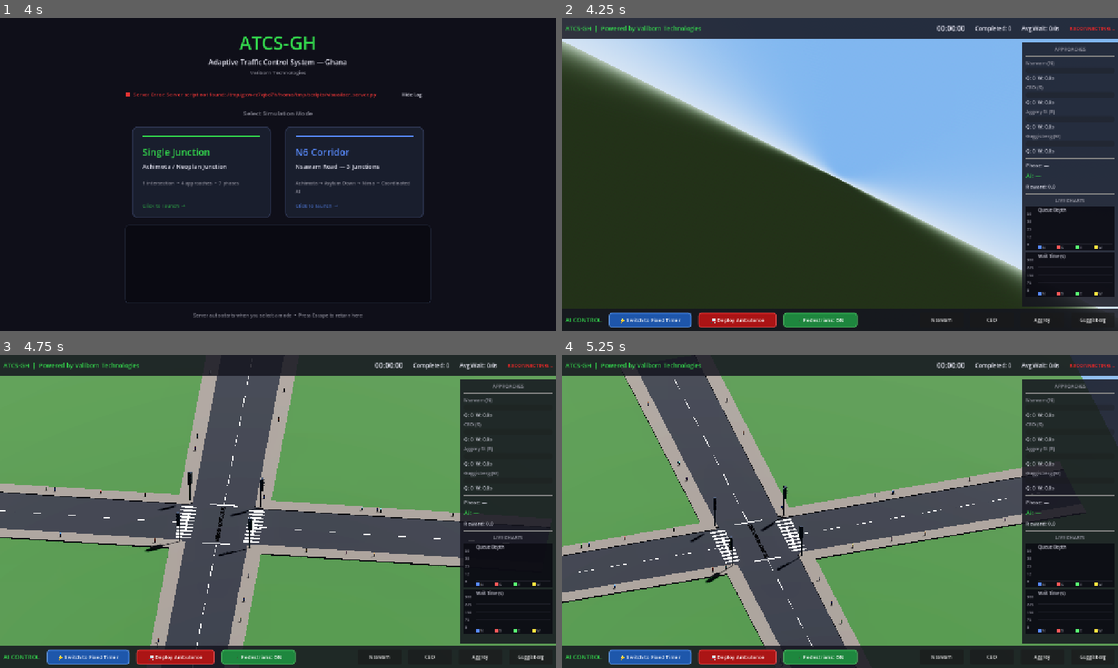
Above: before the commit, frames 1-4 (two rows, left to right).
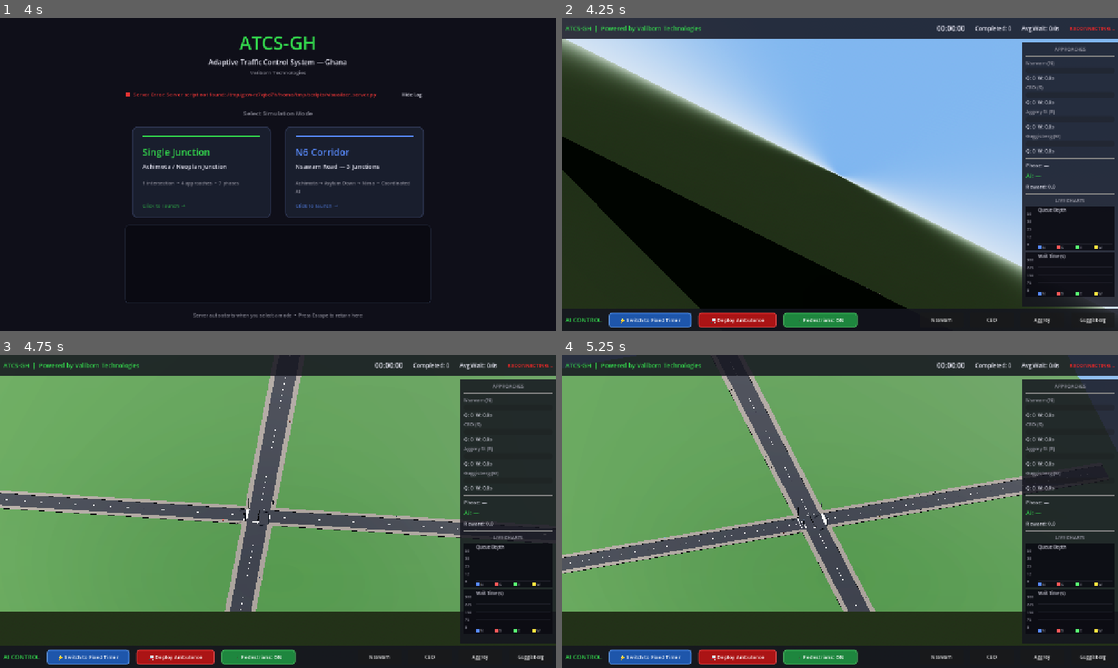
Above: after the commit, the same moments.

Repository: Bigbee-x/ATCS-GH
Game: Godot game, scene res://scenes/LauncherMenu.tscn
Same seed, same stepped clock (60 frames per second), same inputs: the game is played once before the commit and once after it.
Inputs (mouse positions are in pixels of both pictures, inside the frame that each line leads up to):
- Up to frame 1 (4 s): click "Show Log" at 0.5 s; click "Hide Log" at 1.25 s; click (200, 212) at 2.02 s; click "Hide Log" at 2.75 s; click "Show Log" at 3.5 s
- Up to frame 2 (4.25 s): no input
- Up to frame 3 (4.75 s): tap Enter at 4.25 s; move the mouse to (400, 495) at 4.27 s; hold Right (ui_right) from 4.28 s (still down); hold Q from 4.28 s (still down); click (400, 495) at 4.42 s
- Up to frame 4 (5.25 s): release Right (ui_right) at 5 s; release Q at 5 s; drag from (728, 527) to (812, 574) at 5.02 s

Frame 1 is identical in both runs. In frame 2, 14% of the frame differs, in the area x 0-98%, y 6-93%; in frame 3, 30%; in frame 4, 34%, in the area x 0-100%, y 6-99%.

Commit message:
Extend all road lengths from 500m to 1500m for both single junction and corridor
- SUMO node positions moved from ±500m to ±1500m (single junction)
- Corridor boundary/cross-street endpoints extended to ±900-1500m
- Godot road arms tripled: ROAD_LENGTH 30→90, BOUNDARY/CROSS_ARM 10→30
- Camera zoom adjusted: single 32→96, corridor 85→120, far planes increased
- Ground planes enlarged to cover extended roads
- SUMO↔Godot coordinate mapping updated (origins, road lengths, fade bounds)
- Pedestrian filter ranges updated in both visualizer servers

Co-Authored-By: Claude Opus 4.6 <noreply@anthropic.com>

Diff:
--- a/visualizer/scenes/CorridorMain.tscn
+++ b/visualizer/scenes/CorridorMain.tscn
@@ -44,13 +44,13 @@
 light_color = Color(1, 0.96, 0.9, 1)
 light_energy = 1.3
 shadow_enabled = true
-directional_shadow_max_distance = 120.0
+directional_shadow_max_distance = 200.0
 
 [node name="IsometricCamera" type="Camera3D" parent="."]
 transform = Transform3D(0.707, 0.0, 0.707, 0.408, 0.816, -0.408, -0.577, 0.577, 0.577, -30, 35, 30)
 projection = 1
-size = 85.0
-far = 300.0
+size = 120.0
+far = 400.0
 
 [node name="Intersection" type="Node3D" parent="."]
 script = ExtResource("3_corridor")
--- a/visualizer/scenes/Main.tscn
+++ b/visualizer/scenes/Main.tscn
@@ -44,13 +44,13 @@
 light_color = Color(1, 0.96, 0.9, 1)
 light_energy = 1.3
 shadow_enabled = true
-directional_shadow_max_distance = 80.0
+directional_shadow_max_distance = 200.0
 
 [node name="IsometricCamera" type="Camera3D" parent="."]
 transform = Transform3D(0.707, 0.0, 0.707, 0.408, 0.816, -0.408, -0.577, 0.577, 0.577, -25, 25, 25)
 projection = 1
-size = 32.0
-far = 200.0
+size = 96.0
+far = 400.0
 
 [node name="Intersection" type="Node3D" parent="."]
 script = ExtResource("3_intersection")
--- a/visualizer/scripts/CorridorBuilder.gd
+++ b/visualizer/scripts/CorridorBuilder.gd
@@ -47,8 +47,8 @@
 const JUNCTION_CENTERS: Array = [0.0, 18.0, 36.0]
 
 # Road arm lengths
-const BOUNDARY_ARM      := 10.0   # Boundary road arms
-const CROSS_ARM         := 10.0   # Cross-street arms
+const BOUNDARY_ARM      := 30.0   # Boundary road arms
+const CROSS_ARM         := 30.0   # Cross-street arms
 
 # Junction names
 const JUNCTION_IDS: Array = ["J0", "J1", "J2"]
@@ -253,7 +253,7 @@
 
 func _build_ground() -> void:
 	var ground := CSGBox3D.new()
-	ground.size = Vector3(40.0, 0.02, 70.0)
+	ground.size = Vector3(80.0, 0.02, 110.0)
 	ground.position = Vector3(0, -0.06, J1_Z)  # Center on corridor midpoint
 	ground.material = _mat_grass
 	ground.name = "Ground"
--- a/visualizer/scripts/Intersection.gd
+++ b/visualizer/scripts/Intersection.gd
@@ -32,7 +32,7 @@
 const EW_ALL     := 7
 
 # ── Road geometry constants (Achimota/Neoplan Junction calibration) ──────────
-const ROAD_LENGTH     := 30.0   # Length of each road arm (Godot units)
+const ROAD_LENGTH     := 90.0   # Length of each road arm (Godot units)
 const NS_ROAD_WIDTH   := 6.4    # Achimota Forest Rd: 2 lanes per direction
 const E_ROAD_WIDTH    := 6.4    # Aggrey Street: 2 lanes per direction
 const W_ROAD_WIDTH    := 6.4    # Guggisberg Street: 2 lanes per direction
@@ -225,7 +225,7 @@
 func _build_ground() -> void:
 	## Build the ground plane (grass area surrounding the intersection).
 	var ground := CSGBox3D.new()
-	ground.size = Vector3(80.0, 0.02, 80.0)
+	ground.size = Vector3(200.0, 0.02, 200.0)
 	ground.position = Vector3(0, -0.06, 0)
 	ground.material = _mat_grass
 	ground.name = "Ground"
--- a/visualizer/scripts/PedestrianManager.gd
+++ b/visualizer/scripts/PedestrianManager.gd
@@ -23,17 +23,17 @@
 const SIDEWALK_Y        := 0.15    # Matches Intersection.gd SIDEWALK_HEIGHT
 
 # ── SUMO coordinate transform ──────────────────────────────────────────────────
-const SUMO_CENTER       := 500.0   # SUMO junction center (single-junction mode)
+const SUMO_CENTER       := 1500.0  # SUMO junction center (single-junction mode)
 ## Piecewise mapping constants (must match VehicleManager.gd)
 const SUMO_JUNC_HALF_X  := 10.4   # Junction half-extent in SUMO X
 const SUMO_JUNC_HALF_Z  := 7.2    # Junction half-extent in SUMO Y (Z in Godot)
-const SUMO_ROAD_LEN_X   := 489.6  # E/W road length in SUMO
-const SUMO_ROAD_LEN_Z   := 492.8  # N/S road length in SUMO
+const SUMO_ROAD_LEN_X   := 1489.6 # E/W road length in SUMO
+const SUMO_ROAD_LEN_Z   := 1492.8 # N/S road length in SUMO
 const GODOT_JUNC_HALF   := 3.5    # JUNCTION_SIZE / 2 in Godot
-const GODOT_ROAD_LEN    := 30.0   # Road arm length in Godot
+const GODOT_ROAD_LEN    := 90.0   # Road arm length in Godot
 
 # ── Road geometry (must match Intersection.gd for single junction) ────────────
-const ROAD_LENGTH       := 30.0
+const ROAD_LENGTH       := 90.0
 const NS_ROAD_WIDTH     := 6.4
 const E_ROAD_WIDTH      := 6.4
 const W_ROAD_WIDTH      := 6.4
@@ -47,8 +47,8 @@
 const C_JUNCTION_SIZE   := 6.0
 const C_JUNCTION_HALF   := 3.0
 const C_SIDEWALK_WIDTH  := 0.5
-const C_CROSS_ARM       := 10.0
-const C_BOUNDARY_ARM    := 10.0
+const C_CROSS_ARM       := 30.0
+const C_BOUNDARY_ARM    := 30.0
 const C_J0_Z            := 0.0
 const C_J1_Z            := 18.0
 const C_J2_Z            := 36.0
@@ -66,14 +66,14 @@
 # SUMO road lengths between junction edges
 const C_SUMO_ROAD_J0J1: float = 279.2
 const C_SUMO_ROAD_J1J2: float = 282.4
-const C_SUMO_SOUTH_ROAD: float = 489.6
-const C_SUMO_NORTH_ROAD: float = 492.8
-const C_SUMO_CROSS_ROAD: float = 489.6
+const C_SUMO_SOUTH_ROAD: float = 1489.6
+const C_SUMO_NORTH_ROAD: float = 1492.8
+const C_SUMO_CROSS_ROAD: float = 1489.6
 # Godot corridor targets
 const C_GD_JUNC_HALF: float = 3.0
 const C_GD_ROAD_J0J1: float = 12.0
 const C_GD_ROAD_J1J2: float = 12.0
-const C_GD_BOUNDARY: float = 10.0
+const C_GD_BOUNDARY: float = 30.0
 
 # ── Appearance palettes ───────────────────────────────────────────────────────
 const SHIRT_COLORS: Array = [
@@ -333,8 +333,8 @@
 		seen[pid] = true
 
 		# Convert SUMO coords to Godot coords (piecewise mapping matching VehicleManager)
-		var sumo_x: float = float(ped_data.get("x", 500.0))
-		var sumo_y: float = float(ped_data.get("y", 500.0))
+		var sumo_x: float = float(ped_data.get("x", 1500.0))
+		var sumo_y: float = float(ped_data.get("y", 1500.0))
 		var godot_x: float
 		var godot_z: float
 		if corridor_mode:
--- a/visualizer/scripts/VehicleManager.gd
+++ b/visualizer/scripts/VehicleManager.gd
@@ -24,30 +24,30 @@
 
 # ── SUMO → Godot coordinate transform ────────────────────────────────────────
 ## Junction J0 center in SUMO coordinates (from .net.xml)
-const SUMO_ORIGIN_X: float = 500.0
-const SUMO_ORIGIN_Y: float = 500.0
+const SUMO_ORIGIN_X: float = 1500.0
+const SUMO_ORIGIN_Y: float = 1500.0
 ## Per-axis SUMO junction boundary distances from center (from intersection.net.xml)
-## X axis (E/W): junction edges at x=489.6 and x=510.4
+## X axis (E/W): junction edges at x=1489.6 and x=1510.4
 const SUMO_JUNC_HALF_X: float = 10.4
-## Z axis (N/S — SUMO Y): junction edges at y=492.8 and y=507.2
+## Z axis (N/S — SUMO Y): junction edges at y=1492.8 and y=1507.2
 const SUMO_JUNC_HALF_Z: float = 7.2
 ## Per-axis SUMO road lengths from junction edge to network endpoint
-const SUMO_ROAD_LEN_X: float = 489.6   ## E/W roads (1000 - 510.4)
-const SUMO_ROAD_LEN_Z: float = 492.8   ## N/S roads (1000 - 507.2)
+const SUMO_ROAD_LEN_X: float = 1489.6   ## E/W roads (3000 - 1510.4)
+const SUMO_ROAD_LEN_Z: float = 1492.8   ## N/S roads (3000 - 1507.2)
 ## Godot junction half-width (JUNCTION_SIZE / 2 from Intersection.gd)
 const GODOT_JUNC_HALF: float = 3.5
 ## Godot road length from junction edge (ROAD_LENGTH from Intersection.gd)
-const GODOT_ROAD_LEN: float = 30.0
+const GODOT_ROAD_LEN: float = 90.0
 
 # ── Corridor mode ────────────────────────────────────────────────────────────
 ## When true, use piecewise mapping for corridor (3-junction layout).
 ## Expands junction areas and stretches road widths to match visual geometry.
 var corridor_mode: bool = false
 
-## SUMO net-offset: corridor.net.xml applies netOffset="500,500" to all coords
-## TraCI returns offset coords: J0=(500,500), J1=(500,800), J2=(500,1100)
-const CORRIDOR_OFFSET_X: float = 500.0
-const CORRIDOR_OFFSET_Y: float = 500.0
+## SUMO net-offset: corridor.net.xml applies netOffset to all coords
+## TraCI returns offset coords: J0=(1500,1500), J1=(1500,1800), J2=(1500,2100)
+const CORRIDOR_OFFSET_X: float = 1500.0
+const CORRIDOR_OFFSET_Y: float = 1500.0
 
 ## ── Corridor SUMO geometry (from corridor.net.xml junction shapes) ──────────
 ## Raw junction Y positions (offset-subtracted)
@@ -64,9 +64,9 @@
 ## SUMO road lengths between junction edges
 const C_ROAD_J0J1: float = 279.2  # 289.6 - 10.4
 const C_ROAD_J1J2: float = 282.4  # 592.8 - 310.4
-const C_SOUTH_ROAD: float = 489.6 # S boundary to J0 south edge
-const C_NORTH_ROAD: float = 492.8 # J2 north edge to N boundary
-const C_CROSS_ROAD: float = 489.6 # Junction edge to E/W boundary
+const C_SOUTH_ROAD: float = 1489.6 # S boundary to J0 south edge
+const C_NORTH_ROAD: float = 1492.8 # J2 north edge to N boundary
+const C_CROSS_ROAD: float = 1489.6 # Junction edge to E/W boundary
 
 ## ── Corridor Godot geometry (must match CorridorBuilder.gd) ────────────────
 const C_GD_J0_Z: float = 0.0
@@ -75,8 +75,8 @@
 const C_GD_JUNC_HALF: float = 3.0   # JUNCTION_SIZE / 2
 const C_GD_ROAD_J0J1: float = 12.0  # 15.0 - 3.0
 const C_GD_ROAD_J1J2: float = 12.0  # 33.0 - 21.0
-const C_GD_BOUNDARY: float = 10.0   # Boundary road length in Godot
-const C_GD_CROSS_ARM: float = 10.0  # Cross-street arm length in Godot
+const C_GD_BOUNDARY: float = 30.0   # Boundary road length in Godot
+const C_GD_CROSS_ARM: float = 30.0  # Cross-street arm length in Godot
 
 # ── Animation ────────────────────────────────────────────────────────────────
 const LERP_SPEED: float = 5.0     ## Position/rotation interpolation speed
@@ -87,13 +87,13 @@
 ## instead of piling up.  Hides the extreme compression (49:1) on boundary
 ## roads and creates a natural "driving away" effect.
 ## Single-junction bounds: ±(GODOT_JUNC_HALF + GODOT_ROAD_LEN)
-const SJ_BOUND: float = 33.5          # 3.5 + 30
-const SJ_FADE_DIST: float = 8.0       # Start fading 8 units before edge
+const SJ_BOUND: float = 93.5          # 3.5 + 90
+const SJ_FADE_DIST: float = 15.0      # Start fading 15 units before edge
 ## Corridor bounds
-const CR_Z_MIN: float = -13.0         # J0_Z - junc_half - boundary_road
-const CR_Z_MAX: float = 49.0          # J2_Z + junc_half + boundary_road
-const CR_X_BOUND: float = 13.0        # junc_half + cross_arm
-const CR_FADE_DIST: float = 6.0       # Start fading 6 units before edge
+const CR_Z_MIN: float = -33.0         # J0_Z - junc_half - boundary_road
+const CR_Z_MAX: float = 69.0          # J2_Z + junc_half + boundary_road
+const CR_X_BOUND: float = 33.0        # junc_half + cross_arm
+const CR_FADE_DIST: float = 12.0      # Start fading 12 units before edge
 
 # ── Pool limits ──────────────────────────────────────────────────────────────
 var MAX_VEHICLES: int = 200
Not shown, changed: scripts/corridor_visualizer_server.py
Not shown, changed: scripts/visualizer_server.py
Not shown, changed: simulation/corridor.net.xml
Not shown, changed: simulation/corridor_nodes.nod.xml
Not shown, changed: simulation/nodes.nod.xml
